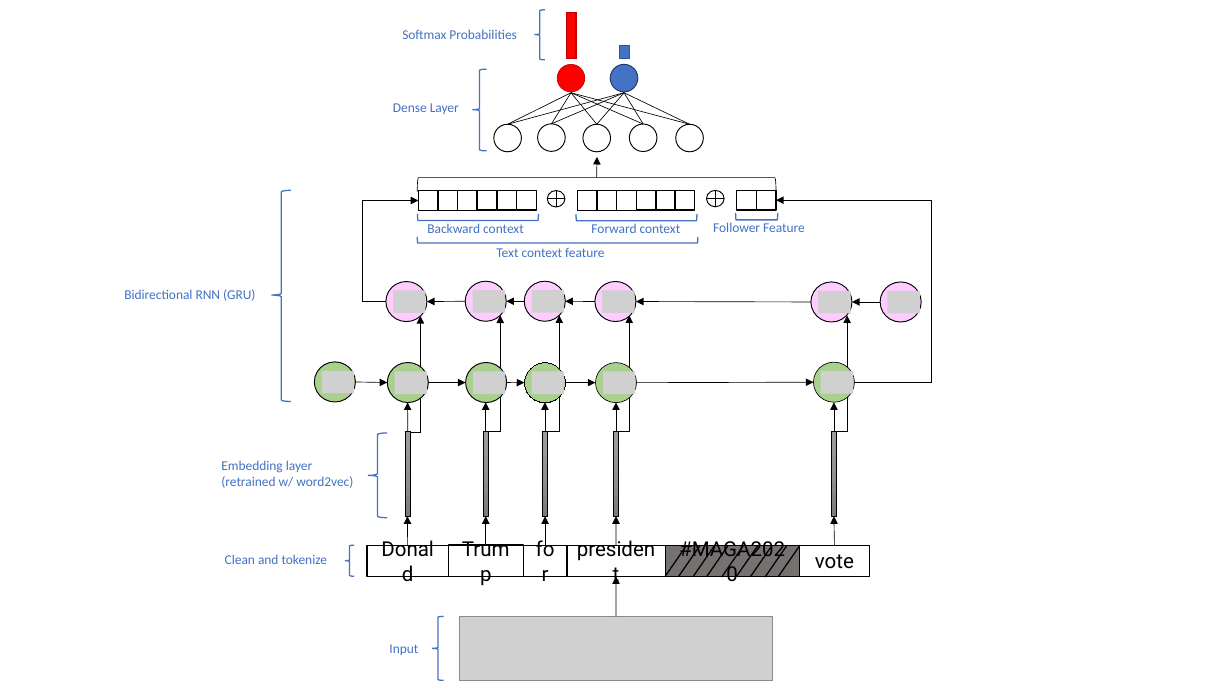
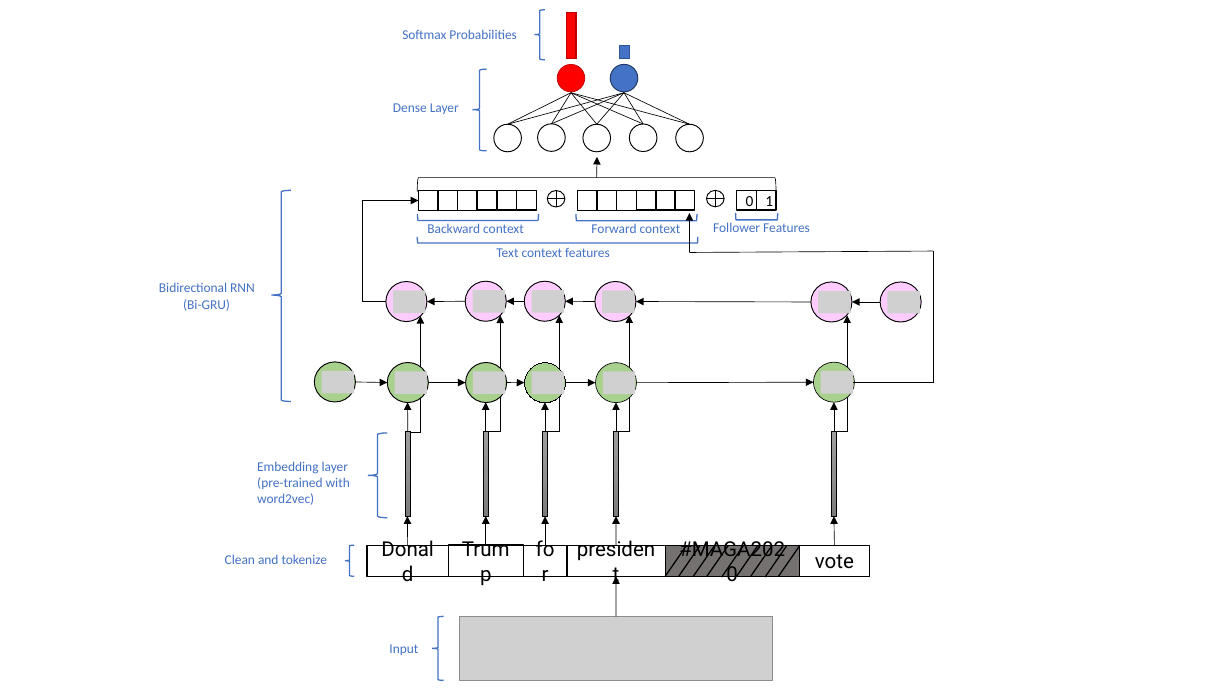
Before and after one commit to RLuke22/gnn-election-prediction, a slide deck: slide 1 of visual/model_image/model_image_project.pptx. Drawn at 1232x693 pixels with LibreOffice and Linux fonts; fonts in the diff are those of the drawing; grey boxes stand for pictures. Boxes give left, top, right and bottom in pixels: in the first picture for what was removed or moved away, otherwise in the second. Text is boxed around its words. In the diff, an @@ line names an element or a change of style, - is before the commit and + after.

```diff
--- a/visual/model_image/model_image_project.pptx
+++ b/visual/model_image/model_image_project.pptx
@@ text in rectangle at (746,196,754,211): text added @@
+0
@@ text in rectangle at (765,196,773,211): text added @@
+1
@@ arrow added from (689, 251) to (689, 213), #000000 0.5 pt @@
@@ text at (713,222,810,232): text changed @@
-Follower Feature
+Follower Features
@@ text at (496,248,610,257): text changed @@
-Text context feature
+Text context features
@@ line added from (933, 251) to (689, 252), #000000 0.5 pt @@
@@ elbow arrow moved from (855, 383) - (776, 201) to (853, 383) - (933, 251) @@
@@ elbow arrow (853, 383) - (933, 251): elbow arrow to elbow line @@
@@ text at (159,282,255,311): text changed @@
-Bidirectional RNN (GRU)
+Bidirectional RNN
+(Bi-GRU)
@@ text "Embedding layer": place and size @@
-text "Embedding layer" at (221,460,353,488)
+text "Embedding layer" at (257,461,350,505)
@@ text at (257,477,350,505): text changed @@
-(retrained w/ word2vec)
+(pre-trained with word2vec)
```
Also in this commit, not shown: 1 other file.
